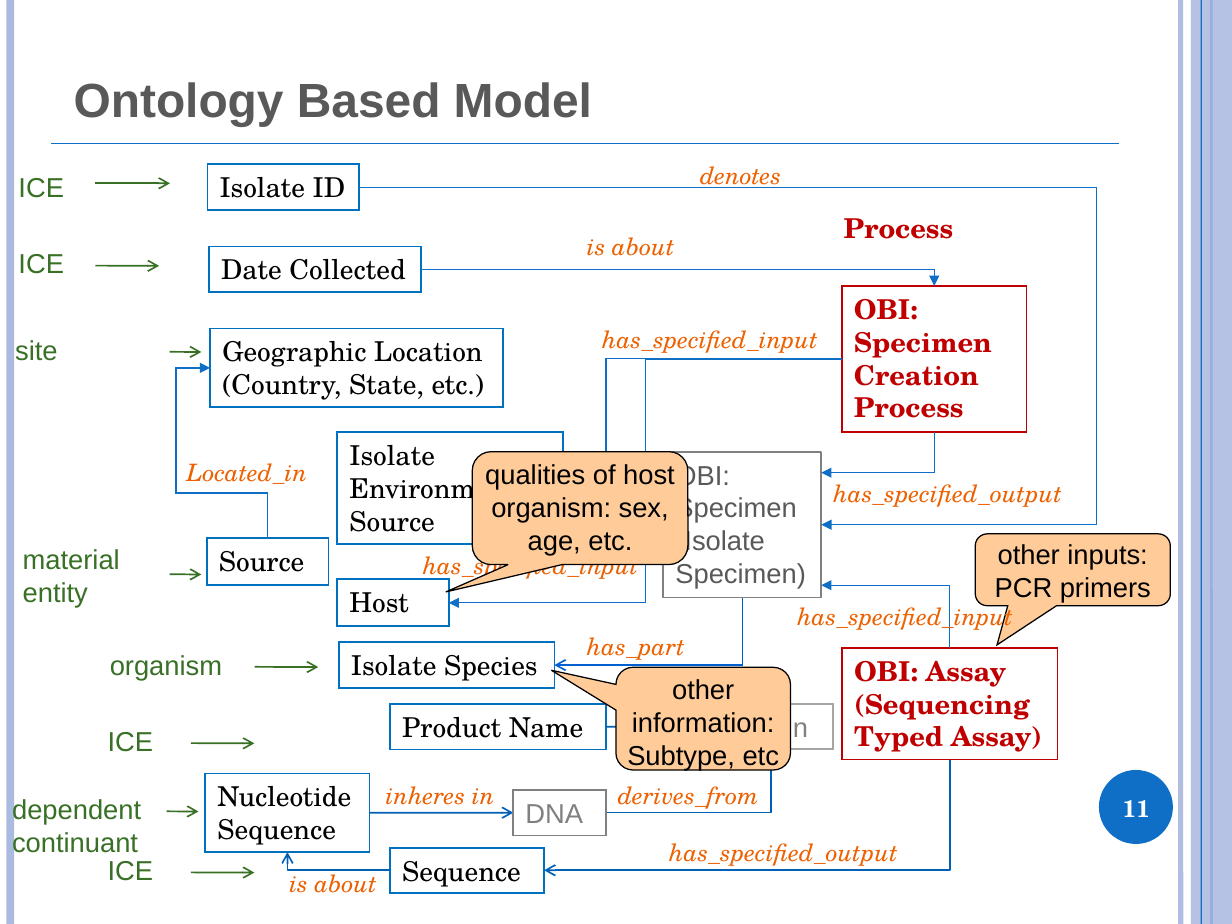
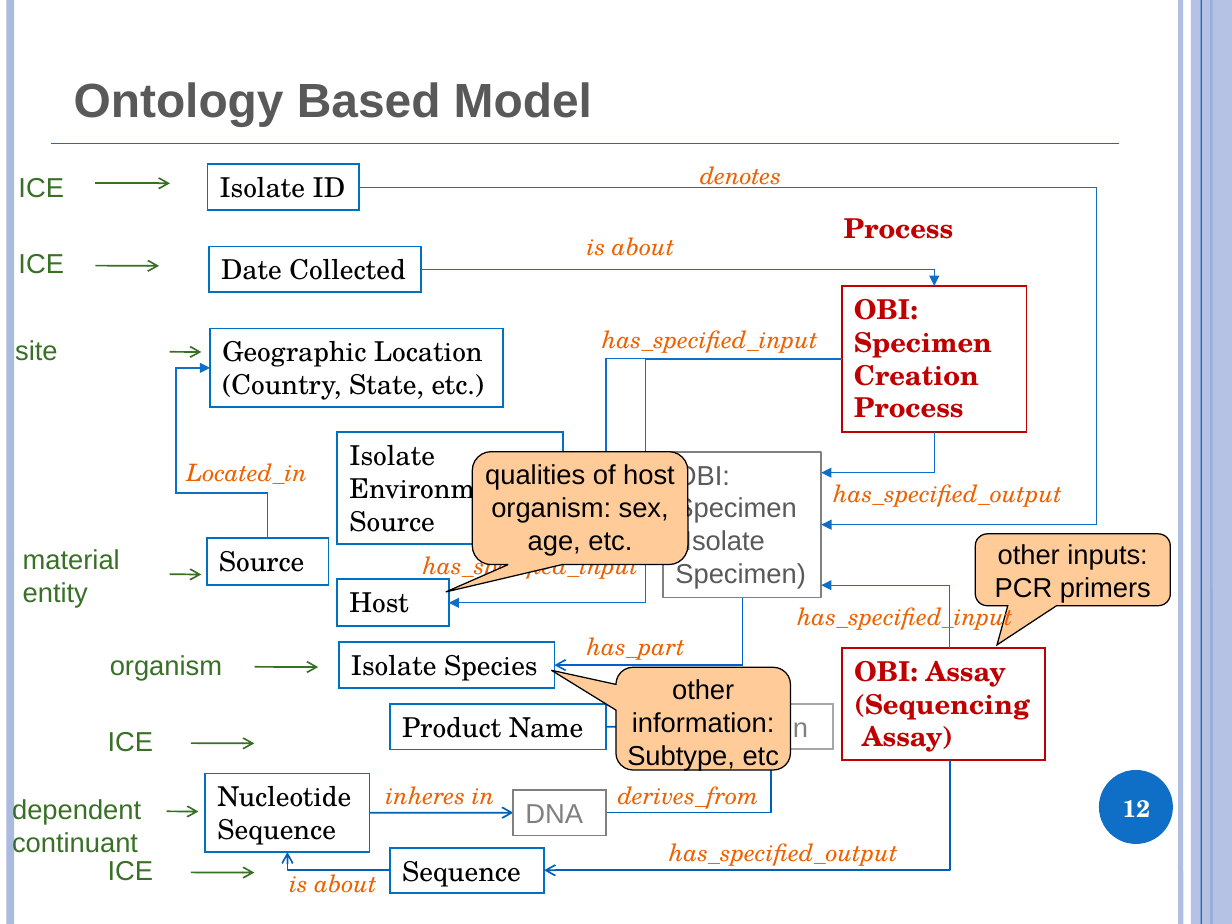
Before and after one commit to obi-ontology/obi-legacy-svn, a slide deck: slide 12 of trunk/docs/presentations/OBI tutorial July 2011 ICBO/EuPathDB.pptx (slide 11 before the commit). Drawn at 1232x924 pixels with LibreOffice and Linux fonts; fonts in the diff are those of the drawing. Boxes give left, top, right and bottom in pixels: in the first picture for what was removed or moved away, otherwise in the second. Text is boxed around its words. In the diff, an @@ line names an element or a change of style, - is before the commit and + after.

```diff
--- a/trunk/docs/presentations/OBI tutorial July 2011 ICBO/EuPathDB.pptx
+++ b/trunk/docs/presentations/OBI tutorial July 2011 ICBO/EuPathDB.pptx
@@ rectangle "OBI: Assay": place and size @@
-rectangle "OBI: Assay" at <box>843,648,1058,760</box>
+rectangle "OBI: Assay" at <box>843,648,1046,760</box>
@@ text in rectangle at <box>862,719,953,752</box>: text changed @@
-Typed Assay)
+Assay)
@@ page number at <box>1123,800,1151,817</box>: text changed @@
-11
+12
```
Also in this commit, not shown: 5 other slides changed, 2 slides added, 2 slides removed.
